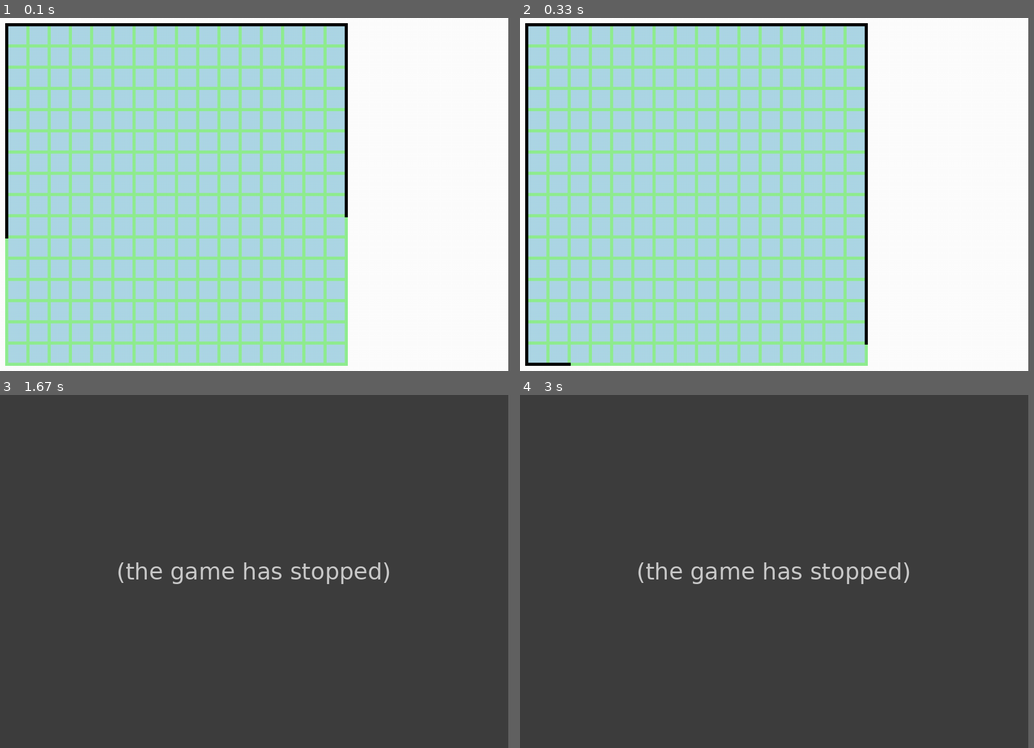
Above: before the commit, frames 1-4 (two rows, left to right).
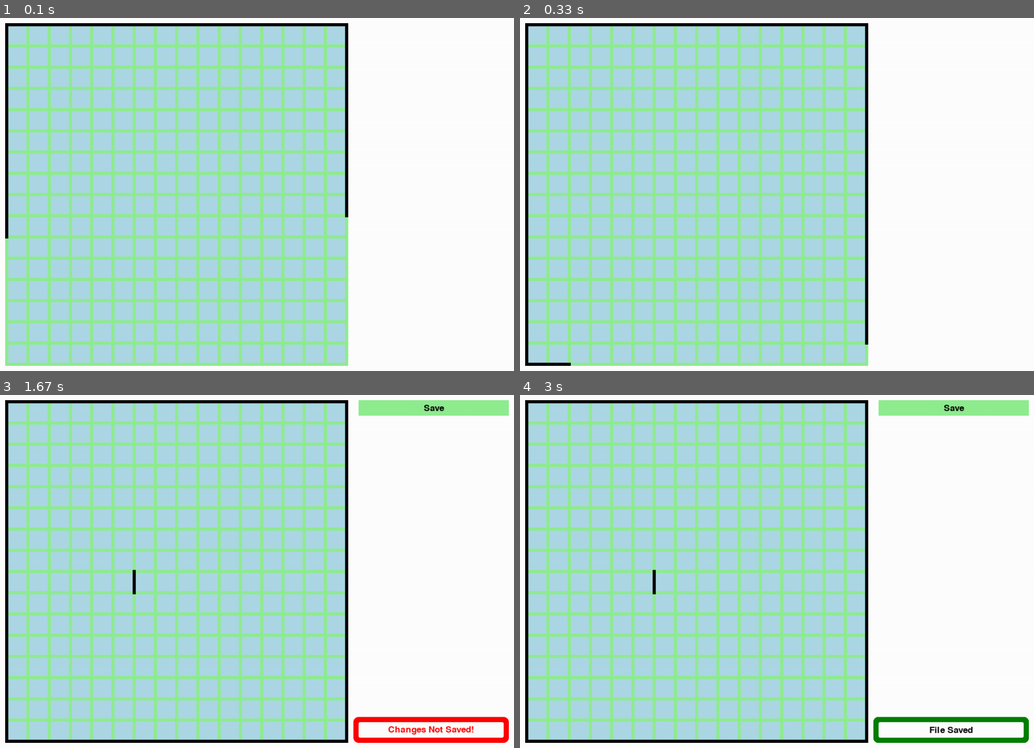
Above: after the commit, the same moments.

Repository: atharva-bhange/Project-Micromouse-Simulation
Game: pygame game, started from Project Micromouse/interface.py
Same seed, same stepped clock (60 frames per second), same inputs: the game is played once before the commit and once after it.
Inputs (mouse positions are in pixels of both pictures, inside the frame that each line leads up to):
- Up to frame 1 (0.1 s): no input
- Up to frame 2 (0.33 s): no input
- Up to frame 3 (1.67 s): press the mouse at (133, 575) at 0.37 s; move the mouse to (221, 610) at 0.47 s; release the mouse at (308, 649) at 0.6 s; press the mouse at (82, 402) at 0.7 s; move the mouse to (71, 490) at 0.8 s; release the mouse at (66, 578) at 0.93 s; hold Esc 1-1.47 s
- Up to frame 4 (3 s): press the mouse at (951, 409) at 2.03 s; move the mouse to (915, 437) at 2.13 s; release the mouse at (879, 469) at 2.27 s; press the mouse at (951, 409) at 2.37 s; move the mouse to (910, 440) at 2.47 s; release the mouse at (864, 472) at 2.6 s; press the mouse at (951, 409) at 2.7 s; move the mouse to (884, 500) at 2.8 s; release the mouse at (818, 592) at 2.93 s
In our replay, the window is 890x618 before the commit and 900x618 after it. These sizes can differ from the game's own. Grey fills any space a smaller window leaves; there, only what the larger window draws over its background counts as a difference.

The runs differ from the first frame. In frame 1, 1.7% of the frame differs, in the area x 29-68%, y 1-99%; in frame 2, 1.7%; in frame 3, 99%, in the area x 0-99%, y 0-100%; in frame 4, 99%.
Before the commit the program exited at 1.02 s; later frames show no game.

Commit message:
Notification Facility added Save notification enabled Changes Not saved functionality added

Diff:
--- a/Project Micromouse/interface.py
+++ b/Project Micromouse/interface.py
@@ -1,15 +1,17 @@
 import pygame
+from pygame import *
 import time
-import numpy as np
-import json
+#import numpy as np
+#import json
 import pickle
-
+red = (255,0,0)
 white = (255,255,255)
 black = (0,0,0)
 lightblue = (173, 216, 230)
 lightgreen = (144,238,144)
 green = (0,128,0)
 
+is_saved = True
 
 y_shift = 0
 x = pygame.init()
@@ -21,10 +23,18 @@
 cell_size = 35
 dashboardsize = 300
 
+
+
+
 border_size = 6
 
-display_width = 641+cell_size+border_size+dashboardsize
+display_width = 641+cell_size+border_size+margin+dashboardsize
 display_height = 641+cell_size+border_size
+
+notif_width = 300
+notif_height = 50
+notif_x_pos = display_width - notif_width-margin
+notif_y_pos = display_height - margin - notif_height
 
 
 win = pygame.display.set_mode((display_width,display_height))
@@ -103,21 +113,16 @@
         pygame.draw.rect(win,self.color,[self.x_pos,self.y_pos,self.width,self.height])
         button_font = pygame.font.SysFont(None,25)
         button_text_surface = button_font.render(self.value,True,black)
-        #print(button_text_surface.get_rect()[3])
         botton_rect = button_text_surface.get_rect()
-
         win.blit(button_text_surface,[self.x_pos+(self.width//2)-(botton_rect.width//2) , self.y_pos+(self.height//2)-(botton_rect.height//2)])
         pygame.display.update()
 
 
 ##
-
-
-
-
 # Making user defined pygame_functions
 
 def draw_edge(position, type):
+    global is_saved
     #global fhand
     mousedown = True
     pos = position
@@ -128,8 +133,12 @@
         for event in pygame.event.get():
             #print(event)
             if event.type == pygame.QUIT:
-                pygame.quit()
-                quit()
+                if is_saved:
+                    pygame.quit()
+                    quit()
+                else:
+                    notification("Changes Not Saved!" , red,red)
+                    is_saved = True
             # if event.type == pygame.ACTIVEEVENT:
             #     if event.gain == 0 :
             #         postoggle = False
@@ -173,6 +182,7 @@
                         ed.color = black
                         pygame.draw.rect(win,ed.color,[ed.x_cor,ed.y_cor,ed.width,ed.height])
                         pygame.display.update()
+                        is_saved = False
         elif buttontype == 3:
             x_pos = pos[0]
             y_pos = pos[1]
@@ -186,16 +196,14 @@
                         ed.color = lightgreen
                         pygame.draw.rect(win,ed.color,[ed.x_cor,ed.y_cor,ed.width,ed.height])
                         pygame.display.update()
-
-
-
-
+                        is_saved = False
 
 ##
 
 # Saving existing drawn mapfile
 
 def saveMap():
+    global is_saved
     mapfile = open("mapfile/map.pickle" , "wb")
     pickle_data = []
     pickle_data.append(iidlist)
@@ -204,9 +212,94 @@
 
     pickle.dump(pickle_data,mapfile)
     mapfile.close()
-
-
-
+    notification("File Saved",black,green)
+    is_saved = True
+##
+
+#Function for rounded rectangle
+def RoundedRect(surface,rect,color,radius=0.4):
+
+    """
+    AAfilledRoundedRect(surface,rect,color,radius=0.4)
+
+    surface : destination
+    rect    : rectangle
+    color   : rgb or rgba
+    radius  : 0 <= radius <= 1
+    """
+
+    rect         = Rect(rect)
+    color        = Color(*color)
+    alpha        = color.a
+    color.a      = 0
+    pos          = rect.topleft
+    rect.topleft = 0,0
+    rectangle    = Surface(rect.size,SRCALPHA)
+
+    circle       = Surface([min(rect.size)*3]*2,SRCALPHA)
+    draw.ellipse(circle,(0,0,0),circle.get_rect(),0)
+    circle       = transform.smoothscale(circle,[int(min(rect.size)*radius)]*2)
+
+    radius              = rectangle.blit(circle,(0,0))
+    radius.bottomright  = rect.bottomright
+    rectangle.blit(circle,radius)
+    radius.topright     = rect.topright
+    rectangle.blit(circle,radius)
+    radius.bottomleft   = rect.bottomleft
+    rectangle.blit(circle,radius)
+
+    rectangle.fill((0,0,0),rect.inflate(-radius.w,0))
+    rectangle.fill((0,0,0),rect.inflate(0,-radius.h))
+
+    rectangle.fill(color,special_flags=BLEND_RGBA_MAX)
+    rectangle.fill((255,255,255,alpha),special_flags=BLEND_RGBA_MIN)
+
+    return surface.blit(rectangle,pos)
+
+##
+# get seconds time
+def get_seconds():
+    return time.localtime().tm_sec
+##
+
+end_time = None
+notif_state = False
+# Function for notification
+
+def notification(msg , msg_color , bg_color):
+    global notif_state
+    global end_time
+    global win
+    global notif_height
+    global notif_width
+    global notif_x_pos
+    global notif_y_pos
+
+    RoundedRect(win,(notif_x_pos,notif_y_pos,notif_width,notif_height),bg_color , radius = 0.4)
+    RoundedRect(win,(notif_x_pos+10,notif_y_pos+10,notif_width-20,notif_height-20),white , radius = 0.2)
+    notif_text_x_pos = notif_x_pos+10
+    notif_text_y_pos = notif_y_pos+10
+    notif_text_width = notif_width-20
+    notif_text_height = notif_height-20
+    notification_font = pygame.font.SysFont(None,25)
+    notification_text_surface = notification_font.render(msg,True,msg_color)
+    notification_text_rect = notification_text_surface.get_rect()
+    win.blit(notification_text_surface,[notif_text_x_pos+(notif_text_width//2) -(notification_text_rect.width//2),notif_text_y_pos+(notif_text_height//2) -(notification_text_rect.height//2)])
+    pygame.display.update()
+    end_time = get_seconds() + 3
+
+# notification erase functionality
+def erase_notification():
+    global white
+    global end_time
+    global win
+    global notif_height
+    global notif_width
+    global notif_x_pos
+    global notif_y_pos
+    win.fill(white,(notif_x_pos,notif_y_pos,notif_width,notif_height))
+    pygame.display.update()
+##
 
 ##
 
@@ -307,12 +400,22 @@
 saveButton = button("saveButton" , lightgreen, green , display_width-dashboardsize, margin , dashboardsize-margin , 30 , "Save")
 saveButton.updateButton()
 while not gameExit:
+    if get_seconds() == end_time:
+        erase_notification()
     for event in pygame.event.get():
         if event.type == pygame.QUIT:
-            gameExit = True
+            if is_saved:
+                gameExit = True
+            else:
+                notification("Changes Not Saved!" , red,red)
+                is_saved = True
         if event.type == pygame.KEYDOWN:
             if event.key == pygame.K_ESCAPE:
-                gameExit = True
+                if is_saved:
+                    gameExit = True
+                else:
+                    notification("Changes Not Saved!" , red,red)
+                    is_saved = True
         if event.type == pygame.MOUSEBUTTONDOWN:
             if event.button == 1:
                 if saveButton.isActive:
@@ -332,6 +435,8 @@
             else:
                 saveButton.nothover()
                 saveButton.updateButton()
+
+
     # wordbox = makeTextBox(display_width - dashboardsize, display_height/2,dashboardsize)
     # showTextBox(wordbox)
     # entry = textBoxInput(wordbox)
